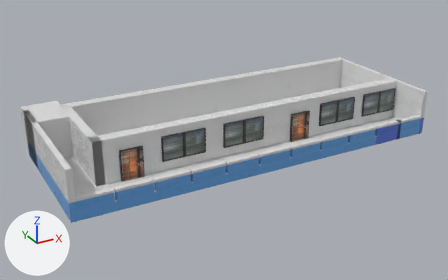
The FBX model Assets/prefab/models/Blue_HDB_level.fbx, before and after one commit.
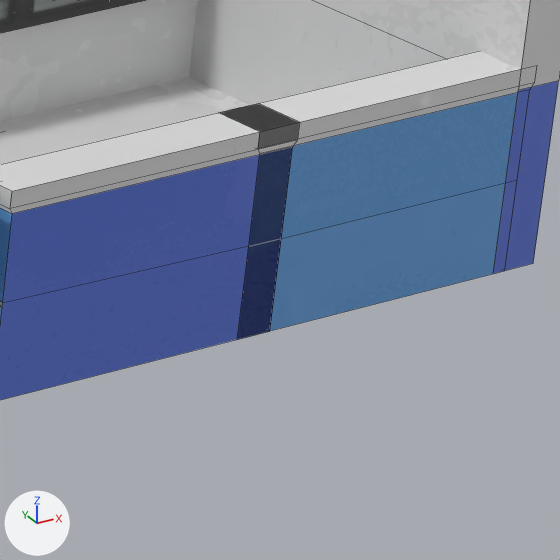
The first picture shows the older version from a camera (50 mm lens) standing at (-97.7, -59.1, 26.0) and looking at (-72.4, -13.1, 3.0). The close-ups show both versions on the part from 84% to 95% of the width and 40% to 57% of the height of that picture; other places that the commit changed are outside them. The lights are fixed; the arrows at lower left show +X, +Y and +Z. The close-ups show mesh edges as thin lines. Where no turn or scale is listed for an object, it has been applied to the vertices.

Names of what the first close-up shows: 'floor', 'front_wall', 'front_window4', 'railing_end1', 'railing_end2', 'wall_side_r'.
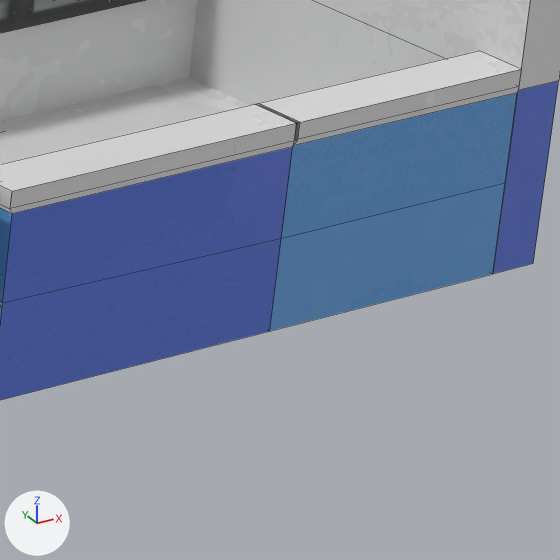
Changed parts and their boxes [x1, y1, x2, y2] in the close-ups (560 x 560 px; the box of a moved part takes in the faces that stretch with it):
'railing_end2', reshaped (16% narrower)
    before: [220, 51, 537, 331]
    after: [256, 51, 521, 331]
part 1 of me_railing_end2_ncl1_1, moved or reshaped
    before: [248, 93, 517, 331]
    after: [270, 93, 517, 331]
part 2 of me_railing_end2_ncl1_1, moved or reshaped
    before: [220, 51, 537, 148]
    after: [256, 51, 521, 146]

The change, as a list of edits to the scene's bpy script:
```text
Change me_railing_end2_ncl1_1:
    where me_railing_end2_ncl1_1.from_pydata(...)  # 20 vertices, 18 faces; spans x -1.49..1.49, y -0.23..0.23, z -0.9..0.9
    used by ob_railing_end2; location = (-56.124, -19.602, 3.416)
    me_railing_end2_ncl1_1 part 1: all 6 vertices in x -1.45, y -0.23..0.23, z -0.9..0.7 are moved by (0.35, 0.0, 0.0)
    me_railing_end2_ncl1_1 part 2: all 4 vertices in x -1.49, y -0.23..0.23, z 0.75..0.9 are moved by (0.38, 0.0, 0.0)
```
